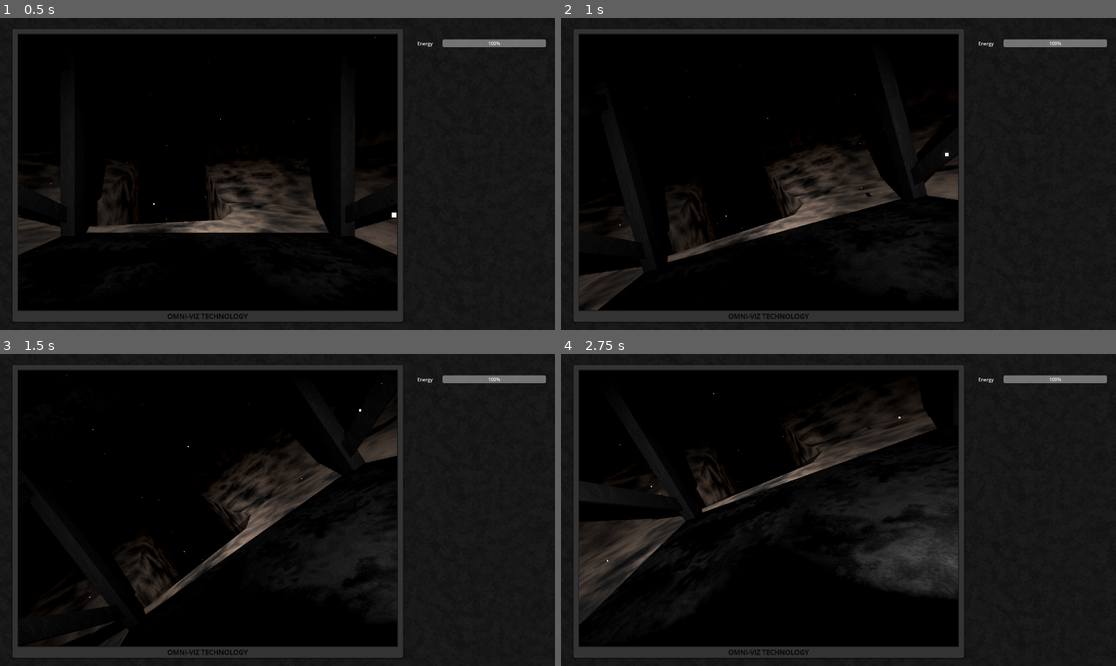
Above: before the commit, frames 1-4 (two rows, left to right).
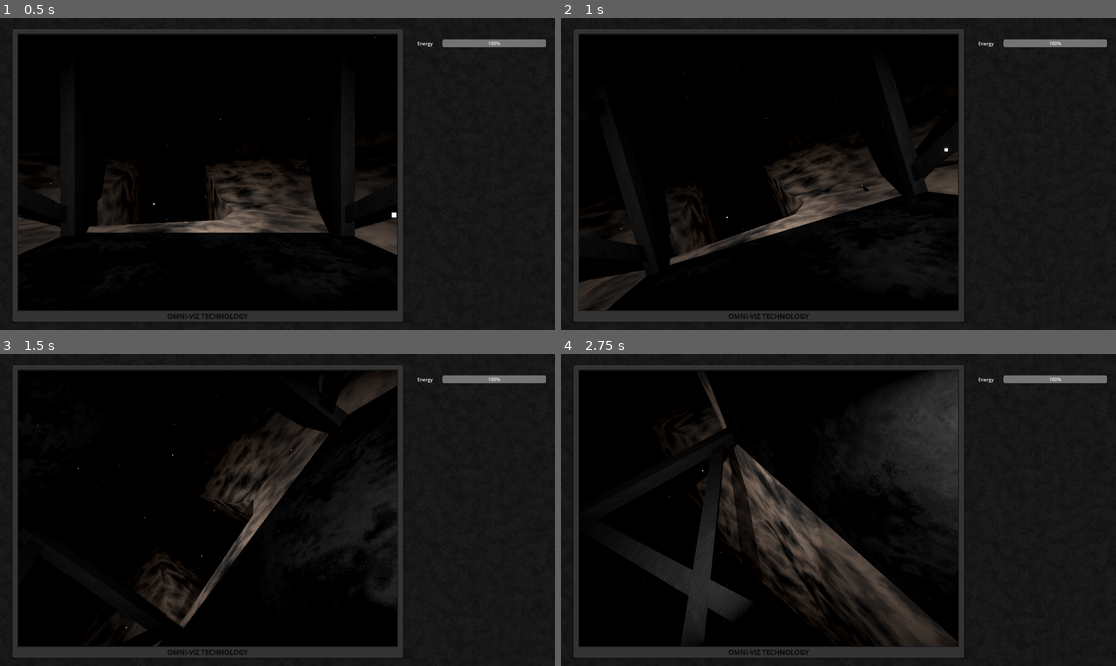
Above: after the commit, the same moments.

Repository: AlnisS/mines-of-enceladus
Game: Godot game, scene res://main.tscn
The game is run twice, just before and just after one commit, with the same random seed, the same clock (stepped at 60 frames per second) and the same inputs.
Inputs:
- Up to frame 1 (0.5 s): no input
- Up to frame 2 (1 s): tap Enter at 0.5 s; hold E (rov_roll_right) from 0.53 s (still down); hold Shift (rov_translate_sprint) from 0.53 s (still down)
- Up to frame 3 (1.5 s): release E (rov_roll_right) at 1.28 s; release Shift (rov_translate_sprint) at 1.28 s; hold W (rov_pitch_down) from 1.28 s (still down); tap Shift (rov_translate_sprint) at 1.35 s
- Up to frame 4 (2.75 s): release W (rov_pitch_down) at 2.03 s; hold E (rov_roll_right) from 2.03 s (still down); hold Shift (rov_translate_sprint) from 2.03 s (still down)

Frame 1 is identical in both runs. In frame 2, 1.4% of the frame differs, in the area x 3-72%, y 15-94%; in frame 3, 6.4%; in frame 4, 20%, in the area x 3-72%, y 5-94%.

Commit message:
Disable righting force, crystal adjustments + sfx

Diff:
--- a/main.gd
+++ b/main.gd
@@ -26,6 +26,7 @@
 	var pilot_torque_global = rov_basis * pilot_torque if rov_energy > 0 else Vector3.ZERO
 
 	var righting_torque = rov_basis.y.cross(Vector3.UP) * 0.3
+	righting_torque = Vector3.ZERO # TODO: option to enable righting torque?
 	rov.apply_central_force(pilot_force_global)
 	rov.apply_torque(pilot_torque_global + righting_torque)
 
--- a/main.tscn
+++ b/main.tscn
@@ -146,6 +146,7 @@
 
 [node name="SubViewport" type="SubViewport" parent="AspectRatioContainer/MarginContainer/SubViewportContainer"]
 handle_input_locally = false
+audio_listener_enable_3d = true
 size = Vector2i(1311, 954)
 render_target_update_mode = 4
 
--- a/things/crystal/crystal.gd
+++ b/things/crystal/crystal.gd
@@ -12,12 +12,14 @@
 
 func collect():
 	self.add_to_group("provisional_collected")
+	$AudioStreamPlayer3D.play()
+	$CPUParticles3D.emitting = true
 	var tween = create_tween()
-	tween.tween_property($Visual, "scale", Vector3.ZERO, 1.0).set_trans(Tween.TRANS_SPRING)
+	tween.tween_property($Visual, "scale", Vector3.ZERO, 0.5).set_trans(Tween.TRANS_EXPO)
 	await tween.finished
-	self.hide()
+	#self.hide()
 
 func uncollect():
 	self.remove_from_group("provisional_collected")
 	$Visual.scale = visual_initial_scale
-	self.show()
+	#self.show()
--- a/things/crystal/crystal.tscn
+++ b/things/crystal/crystal.tscn
@@ -1,9 +1,10 @@
-[gd_scene load_steps=4 format=3 uid="uid://bj5ie04fkrbov"]
+[gd_scene load_steps=8 format=3 uid="uid://bj5ie04fkrbov"]
 
 [ext_resource type="Script" uid="uid://bqjucp3274k68" path="res://things/crystal/crystal.gd" id="1_gtkmu"]
+[ext_resource type="AudioStream" uid="uid://b3xqbcewp8kgh" path="res://assets/audio/bells.mp3" id="2_6ow2t"]
 
 [sub_resource type="SphereShape3D" id="SphereShape3D_71pmm"]
-radius = 0.38001952
+radius = 0.55905885
 
 [sub_resource type="StandardMaterial3D" id="StandardMaterial3D_71pmm"]
 albedo_color = Color(0.7866667, 0.6, 1, 1)
@@ -11,6 +12,24 @@
 roughness = 0.08
 emission_enabled = true
 emission = Color(0.9290335, 0.282, 0.94, 1)
+
+[sub_resource type="StandardMaterial3D" id="StandardMaterial3D_gtkmu"]
+emission_enabled = true
+emission = Color(0.59762657, 0.2336, 0.73, 1)
+emission_energy_multiplier = 4.0
+billboard_mode = 3
+billboard_keep_scale = true
+particles_anim_h_frames = 1
+particles_anim_v_frames = 1
+particles_anim_loop = false
+
+[sub_resource type="QuadMesh" id="QuadMesh_6ow2t"]
+material = SubResource("StandardMaterial3D_gtkmu")
+size = Vector2(0.03, 0.03)
+
+[sub_resource type="Curve" id="Curve_gtkmu"]
+_data = [Vector2(0, 1), 0.0, 0.0, 0, 0, Vector2(1, 0), 0.0, 0.0, 0, 0]
+point_count = 2
 
 [node name="Crystal" type="Node3D"]
 script = ExtResource("1_gtkmu")
@@ -48,4 +67,25 @@
 light_color = Color(0.709775, 0.46705508, 1, 1)
 omni_range = 0.5
 
+[node name="CPUParticles3D" type="CPUParticles3D" parent="."]
+transform = Transform3D(1, 0, 0, 0, 1, 0, 0, 0, 1, 0, 0, -0.11873995)
+emitting = false
+amount = 50
+lifetime = 2.0
+one_shot = true
+explosiveness = 1.0
+mesh = SubResource("QuadMesh_6ow2t")
+emission_shape = 3
+emission_box_extents = Vector3(0.08, 0.08, 0.15)
+spread = 180.0
+gravity = Vector3(0, 0, 0)
+initial_velocity_min = 0.3
+initial_velocity_max = 1.0
+scale_amount_curve = SubResource("Curve_gtkmu")
+
+[node name="AudioStreamPlayer3D" type="AudioStreamPlayer3D" parent="."]
+stream = ExtResource("2_6ow2t")
+volume_db = -5.0
+max_db = 0.0
+
 [connection signal="body_entered" from="Detector" to="." method="_on_detector_body_entered"]
Not shown, added: assets/audio/bells.mp3.import
Not shown, added: assets/audio/bells.mp3
